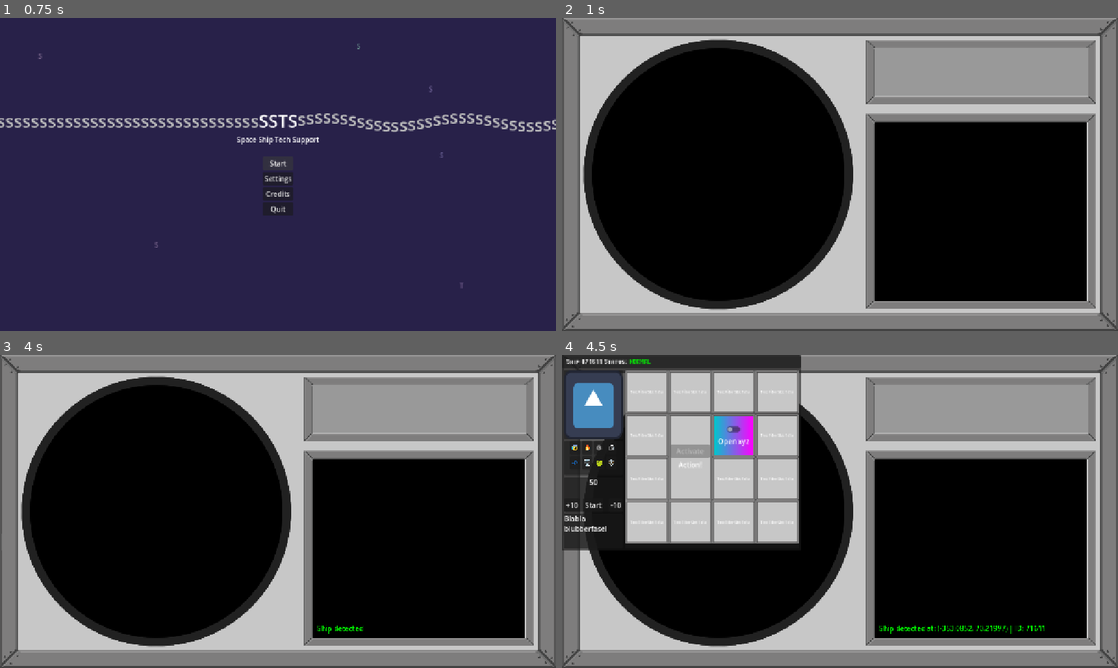
Above: before the commit, frames 1-4 (two rows, left to right).
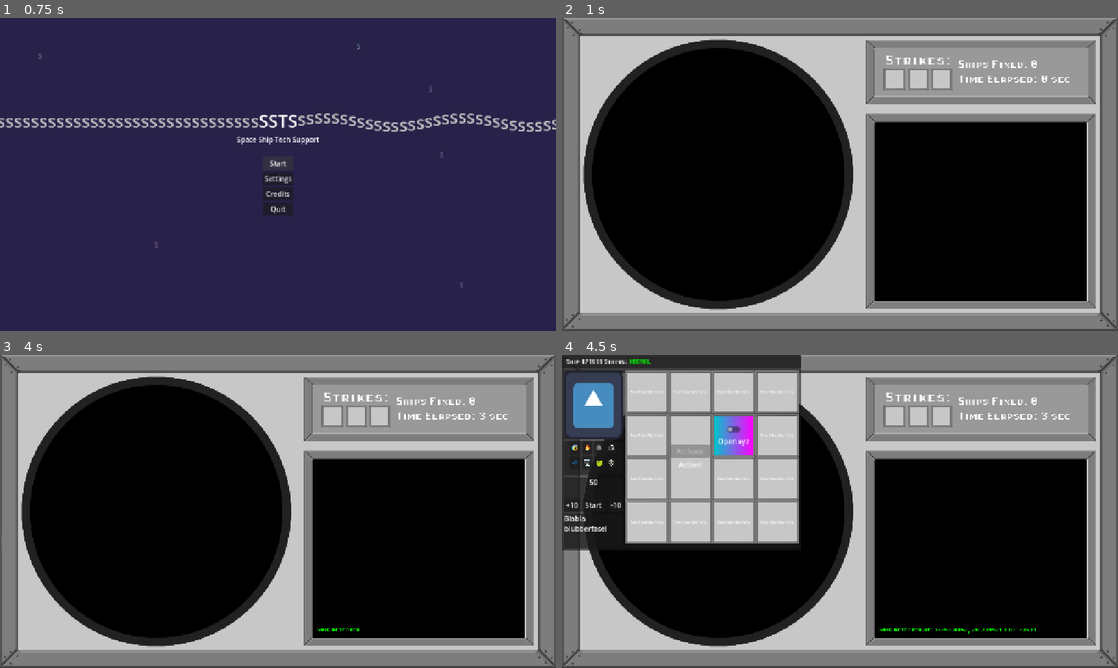
Above: after the commit, the same moments.

Repository: MisterIXI/godot-wildjam-98
Game: Godot game, scene res://scenes/menu/main_menu.tscn
Two runs of this game, one before a commit and one after it. Both use one fixed random seed, a clock stepped at 60 frames per second and the inputs below. The engine's default icon, where the game draws it, is replaced by a stand-in: a white triangle on a blue panel in a dark square. Sound files missing from this copy of the repository are replaced by a short silence.
Inputs (mouse positions are in pixels of both pictures, inside the frame that each line leads up to):
- Up to frame 1 (0.75 s): click "Start" at 0.5 s
- Up to frame 2 (1 s): no input
- Up to frame 3 (4 s): tap Enter at 1.25, 3.5 s; move the mouse to (400, 495) at 1.27 s; press the mouse at (400, 495) at 1.28 s; release the mouse at (400, 495) at 2 s; drag from (166, 527) to (250, 574) at 2.02 s; tap Space at 2.75 s; move the mouse to (333, 442) at 2.77 s; press the mouse at (333, 442) at 2.78 s; release the mouse at (333, 442) at 3.5 s; drag from (250, 574) to (111, 464) at 3.52 s
- Up to frame 4 (4.5 s): tap Space at 4.25 s; drag from (567, 542) to (867, 511) at 4.27 s

Frame 1 is identical in both runs. In frame 2, 1.2% of the frame differs, in the area x 57-92%, y 12-24%; in frame 3, 1.3%; in frame 4, 1.5%, in the area x 57-92%, y 12-90%.

Commit message:
score labels and strikes added in radar interface

Diff:
--- a/space-ship-support/scenes/game/game.tscn
+++ b/space-ship-support/scenes/game/game.tscn
@@ -67,12 +67,13 @@
 ship_layout_generator = NodePath("../ShipLayoutGenerator")
 game_manager = NodePath("../GameManager")
 
-[node name="GameManager" type="Node" parent="." unique_id=1430876819 node_paths=PackedStringArray("radar", "ui_canvas")]
+[node name="GameManager" type="Node" parent="." unique_id=1430876819 node_paths=PackedStringArray("radar", "ui_canvas", "radar_interface")]
 script = ExtResource("4_5i0tg")
 settings = ExtResource("7_vaxfo")
 radar = NodePath("../Radar")
 ui_canvas = NodePath("../UI")
 game_over_scene = ExtResource("8_87uf6")
+radar_interface = NodePath("../UI/RadarInterface")
 metadata/_custom_type_script = "uid://cxi8ksk73nohu"
 
 [node name="ShipLayoutGenerator" type="Node" parent="." unique_id=547313120]
--- a/space-ship-support/scenes/game_loop/game_manager.gd
+++ b/space-ship-support/scenes/game_loop/game_manager.gd
@@ -13,6 +13,7 @@
 @export var radar: Radar
 @export var ui_canvas: CanvasLayer
 @export var game_over_scene:PackedScene
+@export var radar_interface: RadarInterface
 
 func _ready() -> void:
 	radar.ship_lost.connect(on_ship_lost)
@@ -20,6 +21,7 @@
 
 func _process(delta: float) -> void:
 	time_elapsed += delta
+	radar_interface.score_label.text= "Ships Fixed: %d\nTime Elapsed: %d sec" % [ships_fixed, int(time_elapsed)]
 
 func _physics_process(delta: float) -> void:
 	time_to_next_ship -= delta
@@ -30,6 +32,7 @@
 
 func on_ship_lost() -> void:
 	mistakes += 1
+	radar_interface.strike_texs[mistakes-1].modulate = Color.RED
 	if mistakes >= MISTAKES_TO_FAIL:
 		# game over
 		print("Game over with final time: ", time_elapsed)
--- a/space-ship-support/scenes/modules/diagnose/mod_diag_led.tscn
+++ b/space-ship-support/scenes/modules/diagnose/mod_diag_led.tscn
@@ -7,3 +7,8 @@
 anchor_bottom = 1.0
 grow_horizontal = 2
 grow_vertical = 2
+
+[node name="Label" type="Label" parent="." unique_id=741177620]
+layout_mode = 0
+offset_right = 40.0
+offset_bottom = 23.0
--- a/space-ship-support/scenes/radar/radar_interface.gd
+++ b/space-ship-support/scenes/radar/radar_interface.gd
@@ -2,13 +2,16 @@
 extends Control
 
 @export var scroll_content: VBoxContainer
-
+@export var strike_texs: Array[TextureRect]
+@export var score_label: Label
+@export var font: FontFile
 var labels: Array[Label] = []
 
 func add_message(message: String) -> void:
-	var new_label = Label.new()
+	var new_label: Label = Label.new()
 	scroll_content.add_child(new_label)
 	new_label.text = message
+	new_label.set("theme_override_fonts/font", font)
 	labels.append(new_label)
 	var tween = new_label.create_tween()
 	new_label.visible_characters = 0
--- a/space-ship-support/scenes/radar/radar_interface.tscn
+++ b/space-ship-support/scenes/radar/radar_interface.tscn
@@ -5,6 +5,8 @@
 [ext_resource type="Texture2D" uid="uid://l6wjvg6xnku1" path="res://assets/screw.png" id="2_fk41b"]
 [ext_resource type="Texture2D" uid="uid://c840x7irphqtl" path="res://assets/radar_base_bordered.png" id="3_fk41b"]
 [ext_resource type="Texture2D" uid="uid://cuhg3ybayhh3r" path="res://assets/9slice_base_200.png" id="4_nbdxh"]
+[ext_resource type="FontFile" uid="uid://bbwwkkjcgbkgq" path="res://assets/fonts/PixelOperatorHBSC.ttf" id="6_xahoi"]
+[ext_resource type="Texture2D" uid="uid://d33n1qrupesbq" path="res://assets/9slice_base.png" id="7_to0tc"]
 
 [sub_resource type="StyleBoxTexture" id="StyleBoxTexture_bjsx5"]
 texture = ExtResource("3_fk41b")
@@ -14,7 +16,7 @@
 [sub_resource type="StyleBoxFlat" id="StyleBoxFlat_17gup"]
 bg_color = Color(0, 0, 0, 1)
 
-[node name="RadarInterface" type="Control" unique_id=1869526097 node_paths=PackedStringArray("scroll_content")]
+[node name="RadarInterface" type="Control" unique_id=1869526097 node_paths=PackedStringArray("scroll_content", "strike_texs", "score_label")]
 layout_mode = 3
 anchors_preset = 15
 anchor_right = 1.0
@@ -24,6 +26,9 @@
 mouse_filter = 2
 script = ExtResource("1_tri6t")
 scroll_content = NodePath("NinePatchRect3/MarginContainer/PanelContainer/MarginContainer/VBoxContainer")
+strike_texs = [NodePath("NinePatchRect2/MarginContainer/Panel/HBoxContainer/9SliceBase"), NodePath("NinePatchRect2/MarginContainer/Panel/HBoxContainer/9SliceBase2"), NodePath("NinePatchRect2/MarginContainer/Panel/HBoxContainer/9SliceBase3")]
+score_label = NodePath("NinePatchRect2/MarginContainer/Panel/ScoreLabel")
+font = ExtResource("6_xahoi")
 
 [node name="NinePatchRect" type="NinePatchRect" parent="." unique_id=834275915]
 layout_mode = 1
@@ -306,6 +311,46 @@
 [node name="Panel" type="Panel" parent="NinePatchRect2/MarginContainer" unique_id=959813070]
 layout_mode = 2
 theme_override_styles/panel = SubResource("StyleBoxFlat_rp4mp")
+
+[node name="Label" type="Label" parent="NinePatchRect2/MarginContainer/Panel" unique_id=581289560]
+layout_mode = 0
+offset_left = 24.0
+offset_top = 4.0
+offset_right = 178.0
+offset_bottom = 46.0
+theme_override_fonts/font = ExtResource("6_xahoi")
+theme_override_font_sizes/font_size = 41
+text = "Strikes:"
+
+[node name="HBoxContainer" type="HBoxContainer" parent="NinePatchRect2/MarginContainer/Panel" unique_id=1012151270]
+layout_mode = 0
+offset_left = 21.0
+offset_top = 46.0
+offset_right = 179.0
+offset_bottom = 96.0
+
+[node name="9SliceBase" type="TextureRect" parent="NinePatchRect2/MarginContainer/Panel/HBoxContainer" unique_id=2121656616]
+layout_mode = 2
+texture = ExtResource("7_to0tc")
+
+[node name="9SliceBase2" type="TextureRect" parent="NinePatchRect2/MarginContainer/Panel/HBoxContainer" unique_id=14809664]
+layout_mode = 2
+texture = ExtResource("7_to0tc")
+
+[node name="9SliceBase3" type="TextureRect" parent="NinePatchRect2/MarginContainer/Panel/HBoxContainer" unique_id=1924464337]
+layout_mode = 2
+texture = ExtResource("7_to0tc")
+
+[node name="ScoreLabel" type="Label" parent="NinePatchRect2/MarginContainer/Panel" unique_id=58376899]
+layout_mode = 0
+offset_left = 192.0
+offset_top = 19.0
+offset_right = 482.0
+offset_bottom = 106.0
+theme_override_fonts/font = ExtResource("6_xahoi")
+theme_override_font_sizes/font_size = 30
+text = "Ships Fixed: 165
+Time Elapsed: 651 sec"
 
 [node name="NinePatchRect3" type="NinePatchRect" parent="." unique_id=1497048696]
 texture_filter = 1
